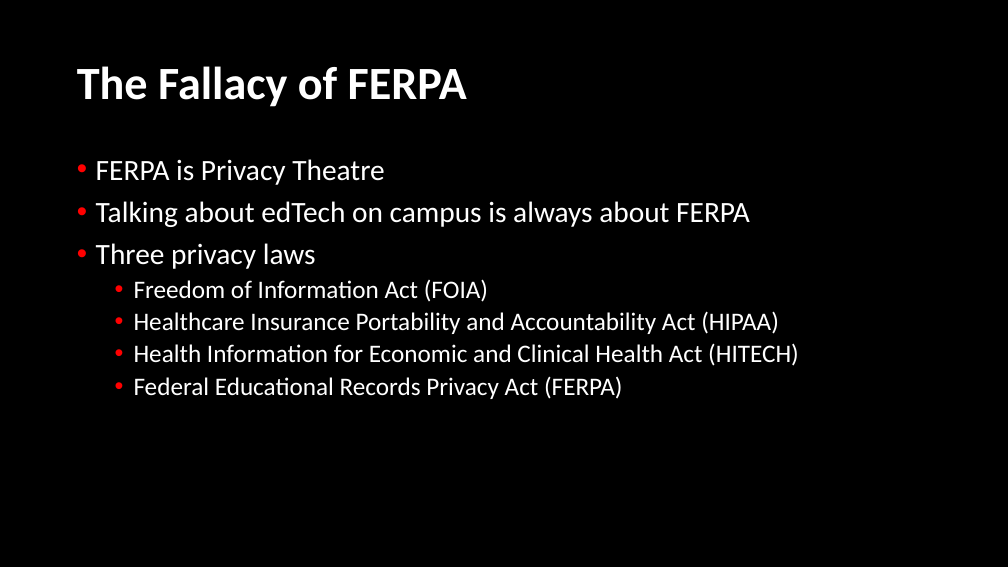
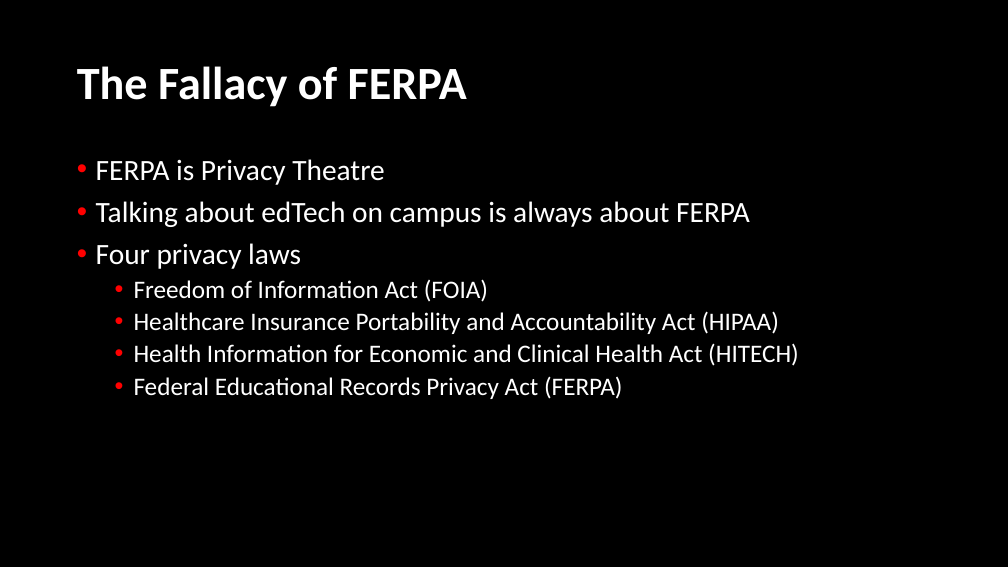
Before and after one commit to LearnerPrivacy/LearnerPrivacy.github.io, a slide deck: slide 2 of lectures/002-FERPA.pptx. Drawn at 1008x567 pixels with LibreOffice and Linux fonts; fonts in the diff are those of the drawing; background and template pictures are left out. Boxes give left, top, right and bottom in pixels: in the first picture for what was removed or moved away, otherwise in the second. Text is boxed around its words. In the diff, an @@ line names an element or a change of style, - is before the commit and + after.

```diff
--- a/lectures/002-FERPA.pptx
+++ b/lectures/002-FERPA.pptx
@@ text at [96,243,301,269]: text changed @@
-• Three privacy laws
+• Four privacy laws
```
Also in this commit, not shown: 1 other slide changed, 30 other files.
